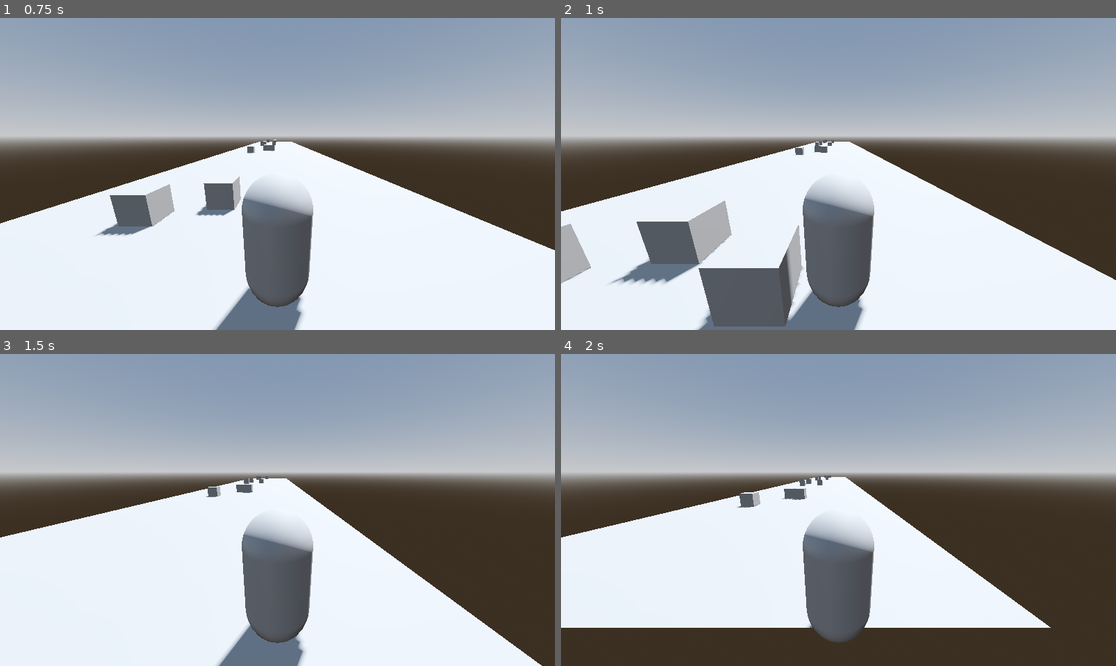
Above: before the commit, frames 1-4 (two rows, left to right).
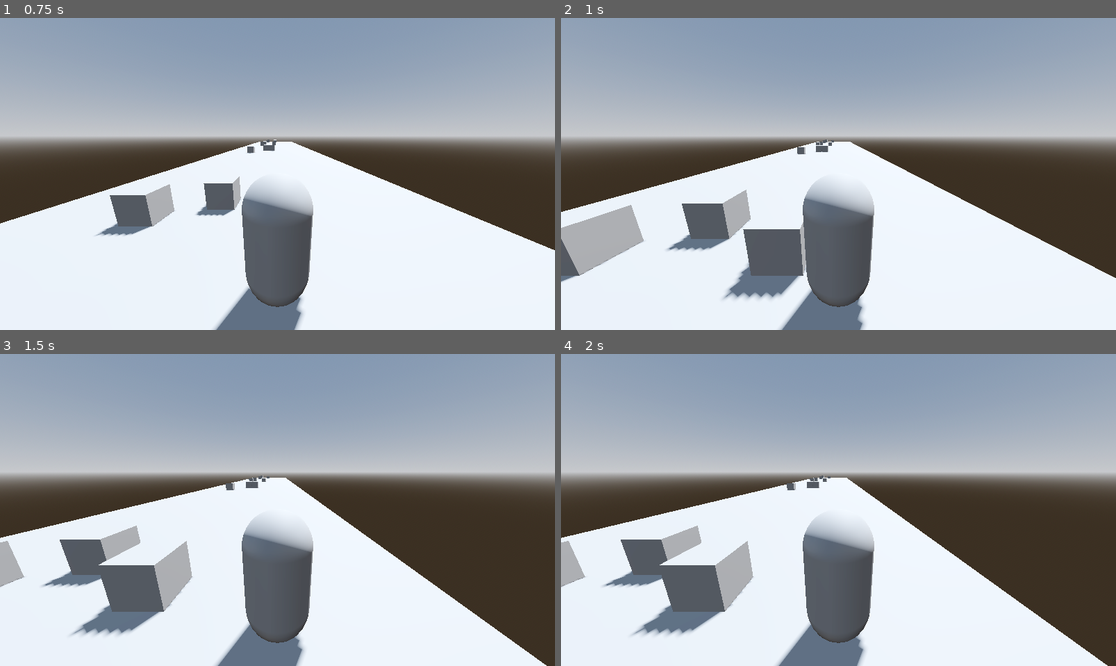
Above: after the commit, the same moments.

Repository: Vilkku11/EndlessRunner
Game: Godot game, scene res://world.tscn
The game is run twice, just before and just after one commit, with the same random seed, the same clock (stepped at 60 frames per second) and the same inputs.
Inputs:
- Up to frame 1 (0.75 s): hold Right (ui_right) from 0.53 s (still down)
- Up to frame 2 (1 s): keep holding Right (ui_right)
- Up to frame 3 (1.5 s): release Right (ui_right) at 1.28 s; hold Down (ui_down) from 1.28 s (still down)
- Up to frame 4 (2 s): keep holding Down (ui_down)

Frame 1 is identical in both runs. In frame 2, 9.8% of the frame differs, in the area x 0-100%, y 38-100%; in frame 3, 5.6%; in frame 4, 17%, in the area x 0-99%, y 38-100%.

Commit message:
added connection to stop terrain generation on collision

Diff:
--- a/Player.gd
+++ b/Player.gd
@@ -2,7 +2,7 @@
 ##
 ## Simple left/right character controller
 ##
-
+signal collision
 
 const SPEED = 5.0
 
@@ -21,4 +21,5 @@
 	var collision = get_last_slide_collision()
 	if collision:
 		print("Collided with: ", collision.get_collider())
+		emit_signal("collision")
 		#get_tree().quit()
--- a/terrain_controller.gd
+++ b/terrain_controller.gd
@@ -17,6 +17,7 @@
 ## Path to directory holding the terrain block scenes
 @export_dir var terrain_blocks_path = "res://Terrain"
 
+var run = true
 
 func _ready() -> void:
 	_load_terrain_scenes(terrain_blocks_path)
@@ -24,7 +25,8 @@
 
 
 func _physics_process(delta: float) -> void:
-	_progress_terrain(delta)
+	if run:
+		_progress_terrain(delta)
 
 
 func _init_blocks(number_of_blocks: int) -> void:
@@ -62,3 +64,7 @@
 	for scene_path in dir.get_files():
 		print("Loading terrian block scene: " + target_path + "/" + scene_path)
 		TerrainBlocks.append(load(target_path + "/" + scene_path))
+
+
+func _on_world_game_ended():
+	run = false
--- /dev/null
+++ b/world.gd
@@ -0,0 +1,17 @@
+extends Node3D
+
+
+# Called when the node enters the scene tree for the first time.
+func _ready():
+	pass # Replace with function body.
+
+
+# Called every frame. 'delta' is the elapsed time since the previous frame.
+func _process(delta):
+	pass
+
+# signal for ending the game
+signal game_ended
+#
+func _on_player_collision():
+	emit_signal("game_ended")
--- a/world.tscn
+++ b/world.tscn
@@ -1,5 +1,6 @@
-[gd_scene load_steps=8 format=3 uid="uid://dmdm8rnr517pu"]
+[gd_scene load_steps=9 format=3 uid="uid://dmdm8rnr517pu"]
 
+[ext_resource type="Script" path="res://world.gd" id="1_2gu0i"]
 [ext_resource type="Script" path="res://Player.gd" id="1_704f2"]
 [ext_resource type="PackedScene" uid="uid://bt2cu7pw8is6i" path="res://terrain_controller.tscn" id="2_gf1wx"]
 
@@ -21,6 +22,7 @@
 [sub_resource type="CapsuleMesh" id="CapsuleMesh_4q8ns"]
 
 [node name="World" type="Node3D"]
+script = ExtResource("1_2gu0i")
 
 [node name="WorldEnvironment" type="WorldEnvironment" parent="."]
 environment = SubResource("Environment_12h2x")
@@ -44,3 +46,6 @@
 fov = 91.0
 
 [node name="TerrainController" parent="." instance=ExtResource("2_gf1wx")]
+
+[connection signal="game_ended" from="." to="TerrainController" method="_on_world_game_ended"]
+[connection signal="collision" from="Player" to="." method="_on_player_collision"]
